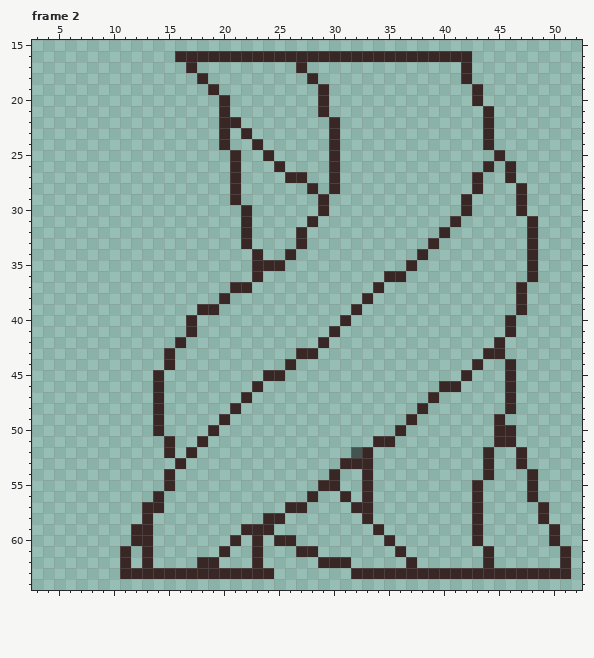
A pixel-art file gets an edit: OpenGL/Content/images/roots_0.aseprite. Above, as it was before the edit.
64x80 pixels, 19 frames. Shown: frame 2: x 3..52, y 15..64. The commit also changed other frames, which this record leaves out.
After the commit:
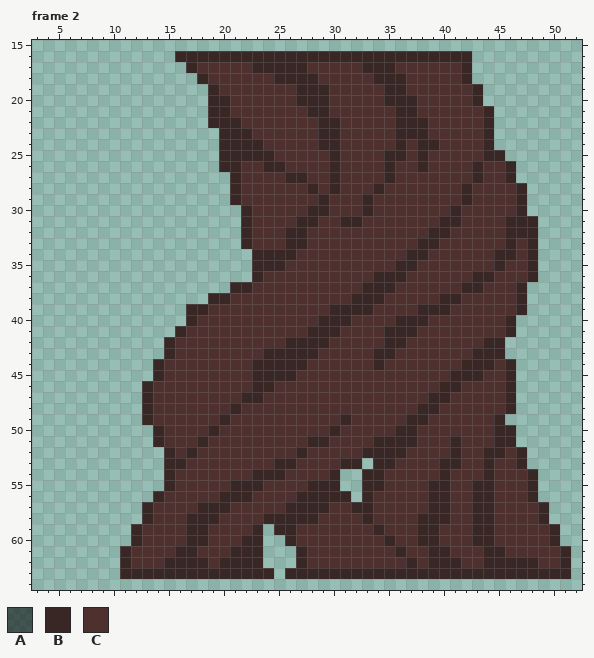
Palette (. is transparent): A #0000008d  B #392726  C #4e312f
Author's note on the commit: Completed the shading and details for the root blockage animation.
From old to new:
Changed rows in their new state; - is an unchanged pixel.
Frame 2:
first column x 12:
17 ------CCCCCBBBB-CCCCCBBBCCCCCC---------
18 -------CCCCCCBBB-CCCCCBBBCCCCC---------
19 --------CCCCCCCBB-CCCCCBBCCCCCC--------
20 -------B-CCCCCCBB-CCCCCBBBCCCCC--------
21 -------B-CCCCCCCB-CCCCCCBBCCCCCC-------
22 -------B--CCCCCCCB-CCCCCBBBCCCCC-------
23 ---------B-CCCCCCB-CCCCCBBBCCCCC-------
24 ---------BB-CCCCCB-CCCCCBCBBCCCC-------
25 --------B-BB-CCCCC-CCCCBBCBCCCCCB------
26 --------B-CCB-CCCC-CCCCBCCBCCCCBCC-----
27 ----------CCCC--CC-CCCCBCCCCCCC-CC-----
28 ----------CCCCCC-C-CCCBCCCCCCCBCCCC----
29 ----------CCCCCCC-CCCBCCCCCCCC-CCCC----
30 -----------CCCCCB-CCCBCCCCCCCBCCCCC----
31 -----------CCCCB-CCBBCCCCCCCB-CCCCBB---
32 -----------CCCB-CCCCCCCCCCCB-CCCCCBB---
33 -----------CCCB-CCCCCCCCCCB-CCCCCCBC---
34 ------------BB-CCCCCCCCCCB-CCCCCCBBC---
35 --------------CCCCCCCCCCB-CCCCCCCBCC---
36 ------------CCCCCCCCCCB--CCCCCCBBCCC---
37 -----------CCCCCCCCCCB-BCCCCCCBBCCC----
38 -------B-CCCCCCCCCCCB-BCCCCCBBCCCCC----
39 -----B-CCCCCCCCCCCBB-BCCCCBBBCCCCCC----
40 ------CCCCCCCCCCCBB-CCCCBBBCCCCCCC-----
41 ----BCCCCCCCCCCCBB-CCCCBBBCCCCCCCC-----
42 ---BCCCCCCCCCCBBB-CCCCCBBCCCCCCCB------
43 ----CCCCCCCCBBB--CCCCCBBCCCCCCCB-------
44 --BCCCCCCCCBBB-BCCCCCCBCCCCCCCB-BC-----
45 ---CCCCCCCCB--BCCCCCCCCCCCCCCB-BCC-----
46 -BCCCCCCCCC-BCCCCCCCCCCCCCCC--CCCC-----
47 -BCCCCCCCC-BCCCCCCCCCCCCCCC-BCCCCC-----
48 -BCCCCCCC-CCCCCCCCCCCCCCCC-BCCCCCC-----
49 -BCCCCCC-CCCCCCCCCCBCCCCC-BCCCCCC------
50 ---CCCC-CCCCCCCCCCBCCCCC-BCCCCCCC------
51 --BCCC-CCCCCCCCCBBCCCC--BBCCCBCCC------
52 ----C-CCCCCCCCCBCCCCC-BBBCCCCBCC-BC----
53 ---B-CCCCCCCCBBCCCC--.BBCCCCBBCC-CC----
54 ----CCCCCCCBBBCCCC----BCCCCCBCCC-CCC---
55 ----CCCCCBBBCCCCB-----BCCCCBBCC-BCCC---
56 ---CCCCCBBBCCCCB-BB---CCCCCBBCC-BCCC---
57 --CCCCBBBCCCCC--BBCC--CCCCCBBCC-BCCCC--
58 --CCCBBBCCCC--BBBCCCC-CCCCBBBCC-BCCCC--
59 -CCCCBBCCCC-.BBCCCCCCC-CCCBBCCC-BCCCCC-
60 -CCCCBBCCCB--.-CCCCCCCC-CCBBCCC-BCCCCC-
61 CCCCBBCCCBB-----CCCCCCCC-CCBBCCC-BCCCCC
62 CCCBBB-CBBB----BCCCCCCCCC-CBBBCC-BBBBCC
63 --------------BBBBBB-------------------
Boxes around the changes in both pictures, in picture pixels (x1, y1, x2, y2):
changed: (131, 62, 560, 579)
